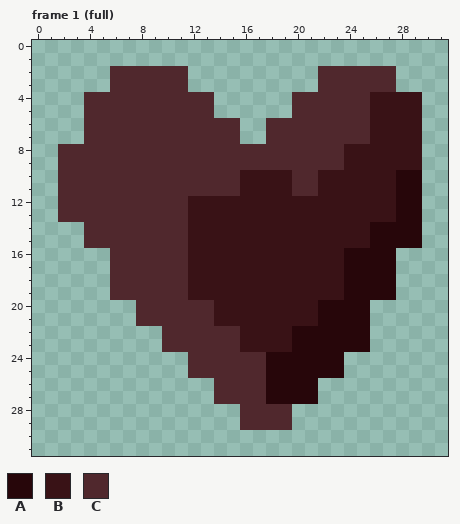
One commit to this pixel-art file: crates/game/assets/sprites/items/heart.aseprite. Above: the version before the commit.
32x32 pixels, 3 frames. Shown: frame 1 (full). The commit also changed other frames, which this record leaves out.
Palette (. is transparent): A #27060a  B #391216  C #50282d
Pixels before, frame 1 (full), first column x 2:
 2 ....CCCCCC..........CCCCCC..
 3 ....CCCCCC..........CCCCCC..
 4 ..CCCCCCCCCC......CCCCCCBBBB
 5 ..CCCCCCCCCC......CCCCCCBBBB
 6 ..CCCCCCCCCCCC..CCCCCCCCBBBB
 7 ..CCCCCCCCCCCC..CCCCCCCCBBBB
 8 CCCCCCCCCCCCCCCCCCCCCCBBBBBB
 9 CCCCCCCCCCCCCCCCCCCCCCBBBBBB
10 CCCCCCCCCCCCCCBBBBCCBBBBBBAA
11 CCCCCCCCCCCCCCBBBBCCBBBBBBAA
12 CCCCCCCCCCBBBBBBBBBBBBBBBBAA
13 CCCCCCCCCCBBBBBBBBBBBBBBBBAA
14 ..CCCCCCCCBBBBBBBBBBBBBBAAAA
15 ..CCCCCCCCBBBBBBBBBBBBBBAAAA
16 ....CCCCCCBBBBBBBBBBBBAAAA..
17 ....CCCCCCBBBBBBBBBBBBAAAA..
18 ....CCCCCCBBBBBBBBBBBBAAAA..
19 ....CCCCCCBBBBBBBBBBBBAAAA..
20 ......CCCCCCBBBBBBBBAAAA....
21 ......CCCCCCBBBBBBBBAAAA....
22 ........CCCCCCBBBBAAAAAA....
23 ........CCCCCCBBBBAAAAAA....
24 ..........CCCCCCAAAAAA......
25 ..........CCCCCCAAAAAA......
26 ............CCCCAAAA........
27 ............CCCCAAAA........
28 ..............CCCC..........
29 ..............CCCC..........
The result:
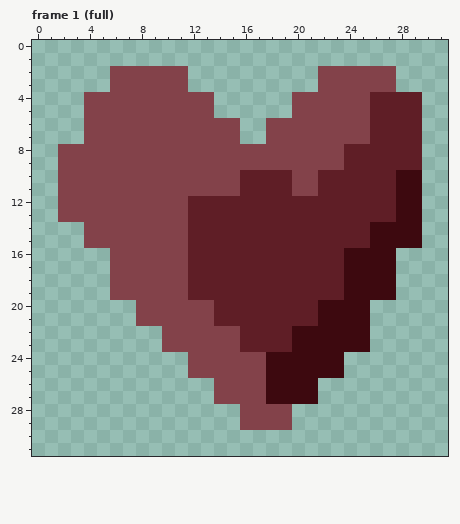
Change:
colour A: #27060a -> #3d090f
colour B: #391216 -> #5f1e26
colour C: #50282d -> #83424a
